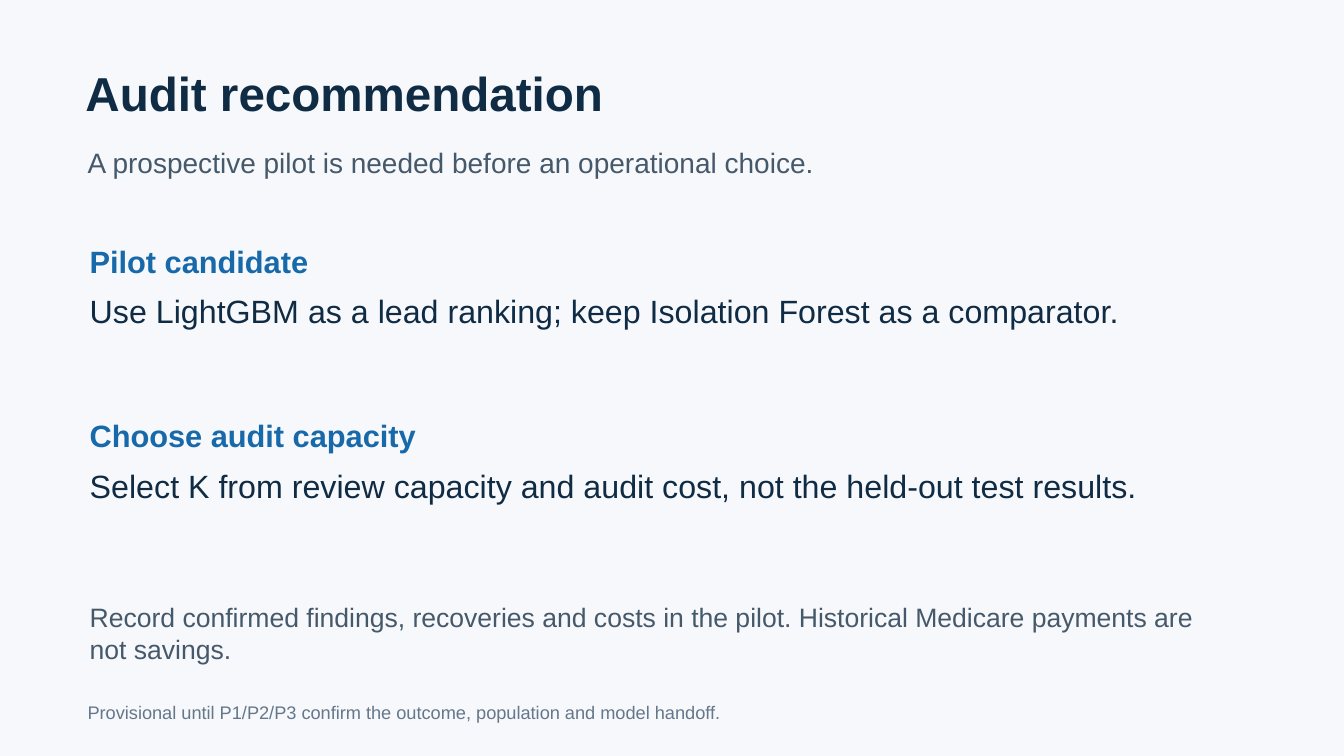
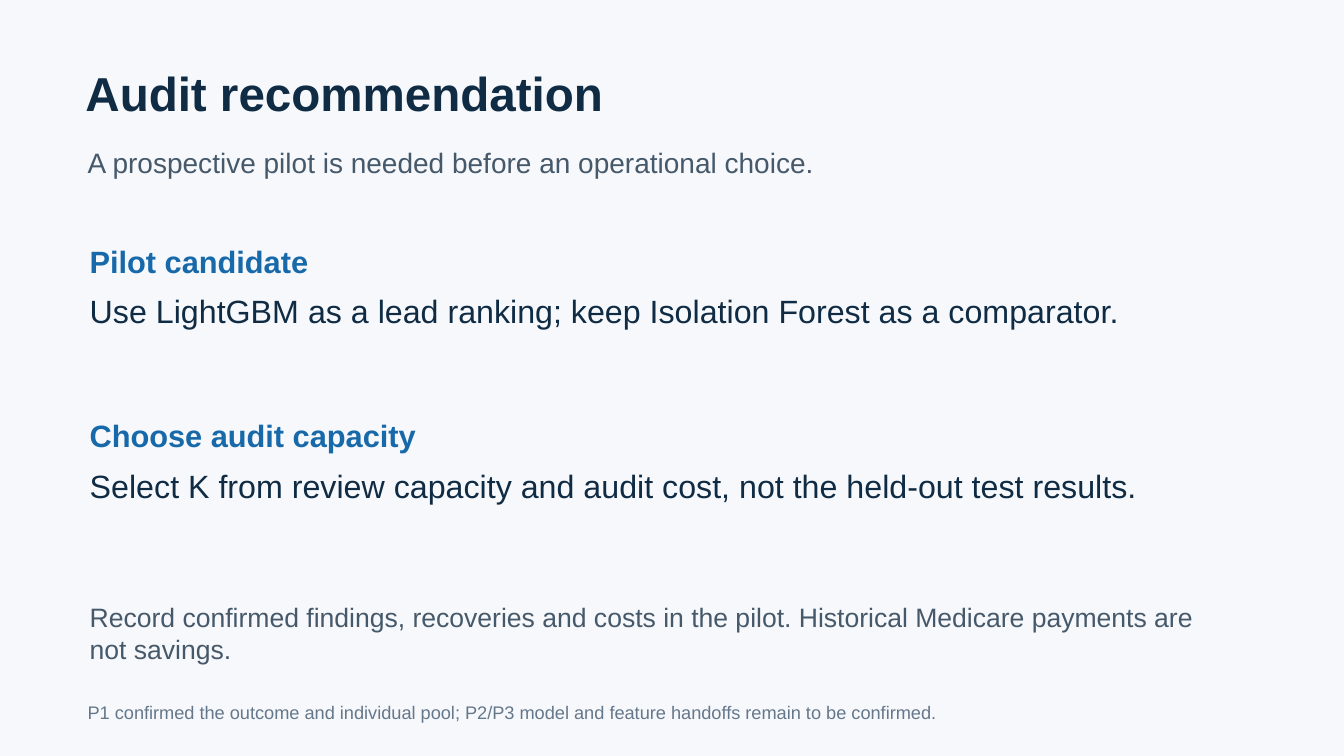
Before and after one commit to 23f2005056/mlba, a slide deck: slide 6 of presentation_figures/FraudLens_P4_Evaluation.pptx. Drawn at 1344x756 pixels with LibreOffice and Linux fonts; fonts in the diff are those of the drawing. Boxes give left, top, right and bottom in pixels: in the first picture for what was removed or moved away, otherwise in the second. Text is boxed around its words. In the diff, an @@ line names an element or a change of style, - is before the commit and + after.

Commit message:
Align P4 evaluation with P1 individual pool

```diff
--- a/presentation_figures/FraudLens_P4_Evaluation.pptx
+++ b/presentation_figures/FraudLens_P4_Evaluation.pptx
@@ text at box(88, 706, 936, 723): text changed @@
-Provisional until P1/P2/P3 confirm the outcome, population and model handoff.
+P1 confirmed the outcome and individual pool; P2/P3 model and feature handoffs remain to be confirmed.
```
Also in this commit, not shown: 2 other slides changed, 1 slide added, 1 slide removed, 17 other files.
